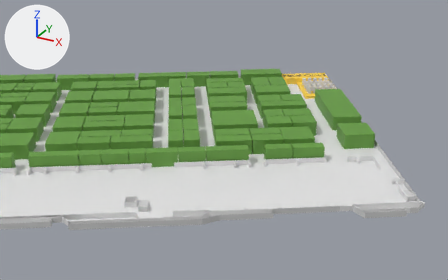
One commit to the glTF model public/models/all_in_one.glb: the scene before it, then after it.
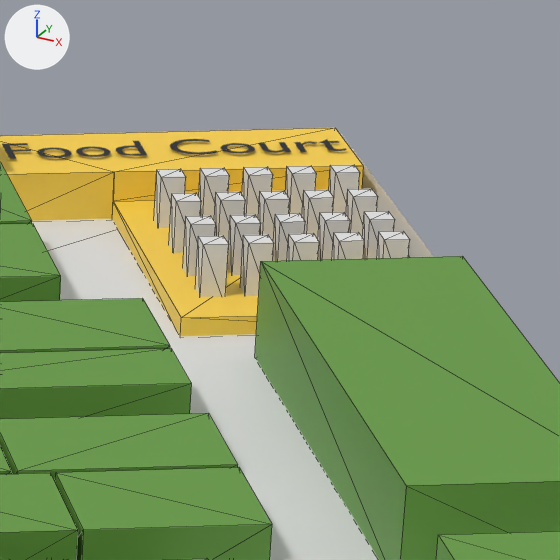
Old and new are each drawn from a 50 mm camera at (155.1, -50.1, 44.4) aimed at (95.6, 58.0, -9.6) and again close up on the part from 63% to 79% of the width and 20% to 45% of the height. Every picture has the same lights, and +X, +Y and +Z are marked at upper left. The close-ups show mesh edges as thin lines. Where no turn or scale is listed for an object, it has been applied to the vertices.

In view in the first close-up: '0_curve_', 'BOOTHLAYER_curve_.B-2200', 'BOOTHLAYER_curve_.B-3175', 'BOOTHLAYER_curve_.B-3180', 'BOOTHLAYER_curve_.B-3190', 'BOOTHLAYER_curve_.B-5160', 'BOOTHLAYER_curve_.B-5180', 'BOOTHLAYER_curve_.B-5190', 'BOOTHLAYER_curve_.B-6180', 'Building_curve_.002', 'Building_curve_.007', 'Plane.001'.
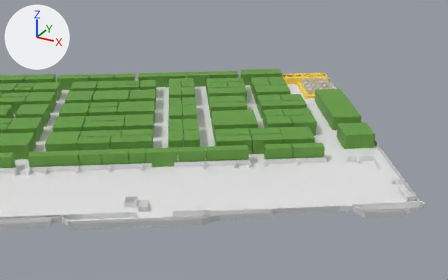
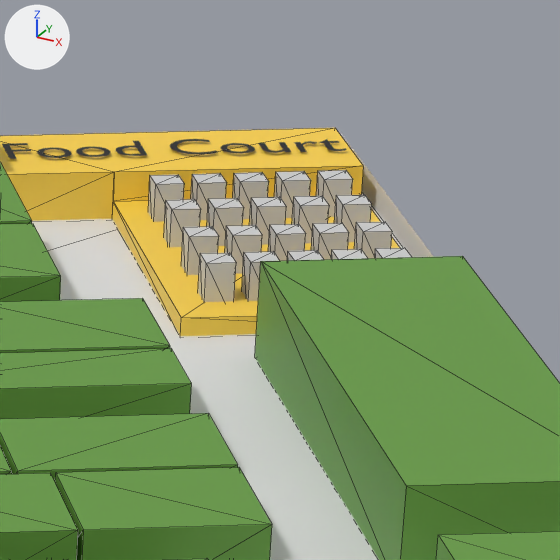
Commit message: current working version with all_in_one halls as the main model

Changed parts and their boxes (x1, y1, x2, y2) in the close-ups (560 x 560 px):
'Building_curve_.007', deleted
    before: (154, 165, 410, 297)
'Cube.001', added
    after: (148, 170, 412, 302)

Patch to the scene script:
```diff
--- a/public/models/all_in_one.glb.py
+++ b/public/models/all_in_one.glb.py
@@ mat_material_007 @@
+mat_material_007 = principled_material('Material.007')
+mat_material_007.base_color = (0.644, 0.644, 0.644)  # light grey #d2d2d2
@@ me_cube_001 @@
+me_cube_001.from_pydata(...)  # 160 vertices, 240 faces; spans x -4.46..4.23, y -8.68..0.55, z -0.81..0.8
+me_cube_001.materials.append(mat_material_007)  # light grey #d2d2d2
@@ ob_building_curve__007 @@
-ob_building_curve__007 = bpy.data.objects.new('Building_curve_.007', me_mesh_112)
-ob_building_curve__007.location = (97.98, 26.54, 0.0)
@@ ob_cube_001 @@
+ob_cube_001 = bpy.data.objects.new('Cube.001', me_cube_001)
+ob_cube_001.location = (111.17, 75.91, 0.82)
```
